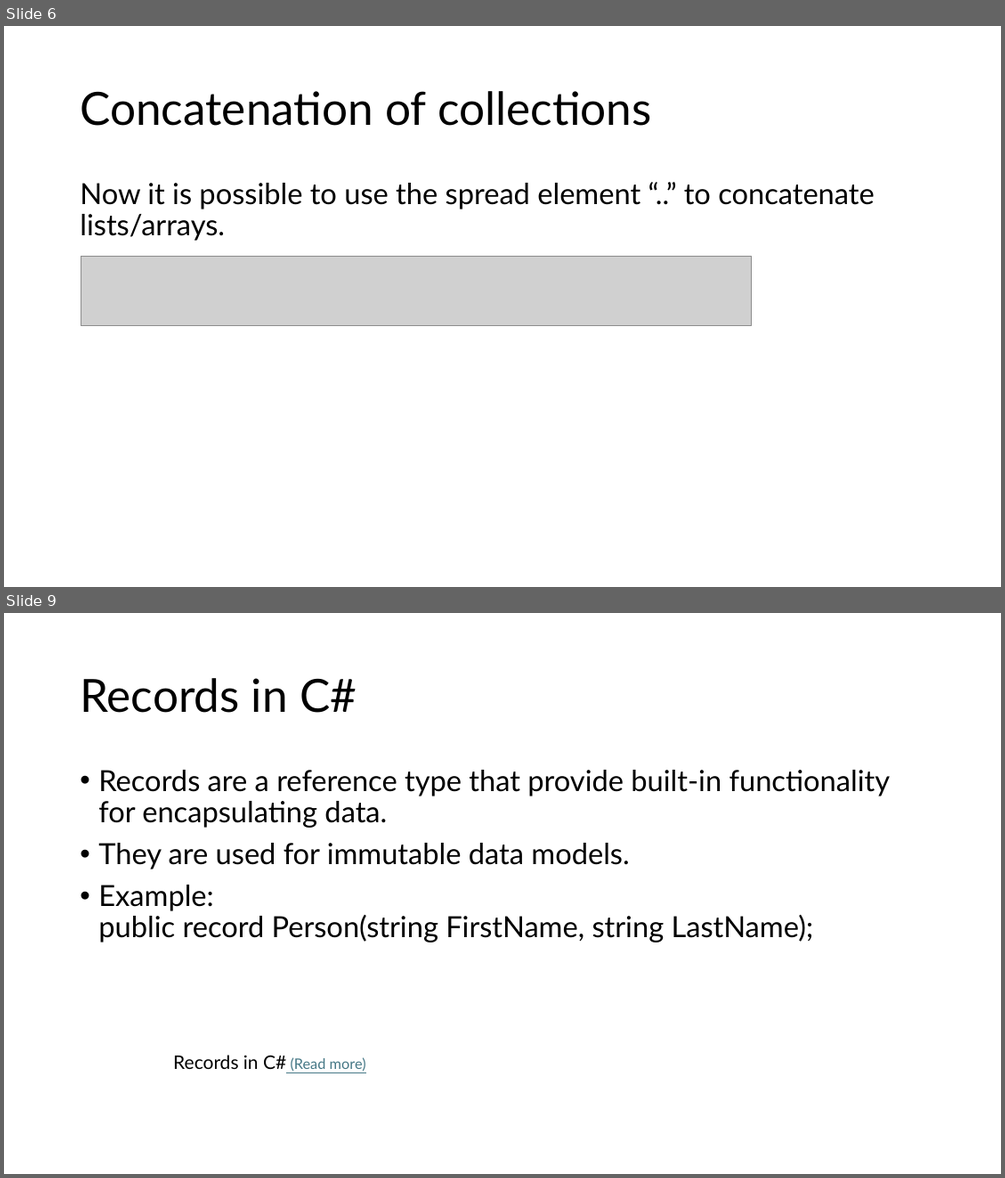
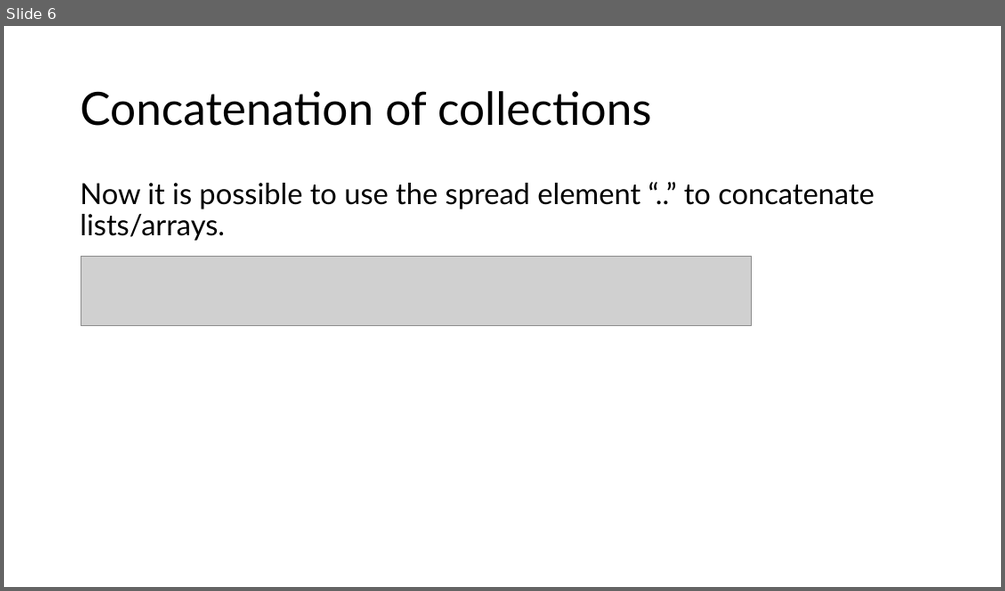
Before and after one commit to LuisSouto/C-sharp-new-features, a slide deck: slides.pptx. Shown one above the other, each under a label of ours: slides 6 and 9 before the commit, slide 6 after it; the slides between them are not shown. The pictures are 1005x1178 and 1005x591 pixels, drawn with LibreOffice and Linux fonts; fonts in the diff are those of the drawing; grey boxes stand for pictures. Boxes give left, top, right and bottom in pixels: in the first picture for what was removed or moved away, otherwise in the second. Text is boxed around its words. In the diff, an @@ line names an element or a change of style, - is before the commit and + after.

```diff
--- a/slides.pptx
+++ b/slides.pptx
@@ slide 9 removed at (x1=4, y1=613, x2=1001, y2=1174), background #FFFFFF @@
@@ title removed at (x1=80, y1=678, x2=356, y2=713) @@
-Records in C#
@@ text removed at (x1=98, y1=770, x2=890, y2=942) @@
-• Records are a reference type that provide built-in functionality for encapsulating data.
-• They are used for immutable data models.
-• Example:
-  public record Person(string FirstName, string LastName);
@@ text removed at (x1=173, y1=1054, x2=366, y2=1070) @@
-Records in C# (Read more)
```
Also in this commit, not shown: 7 other slides removed.
